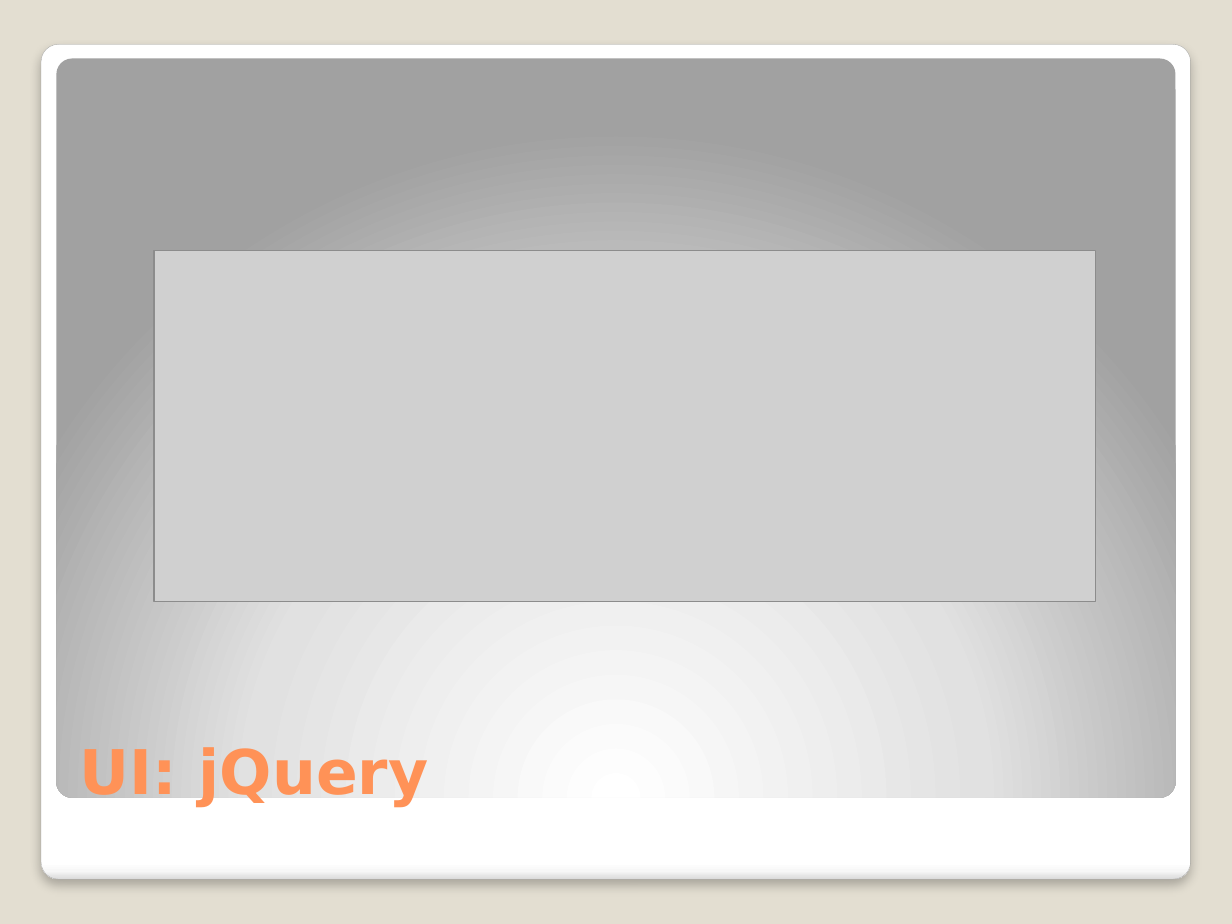
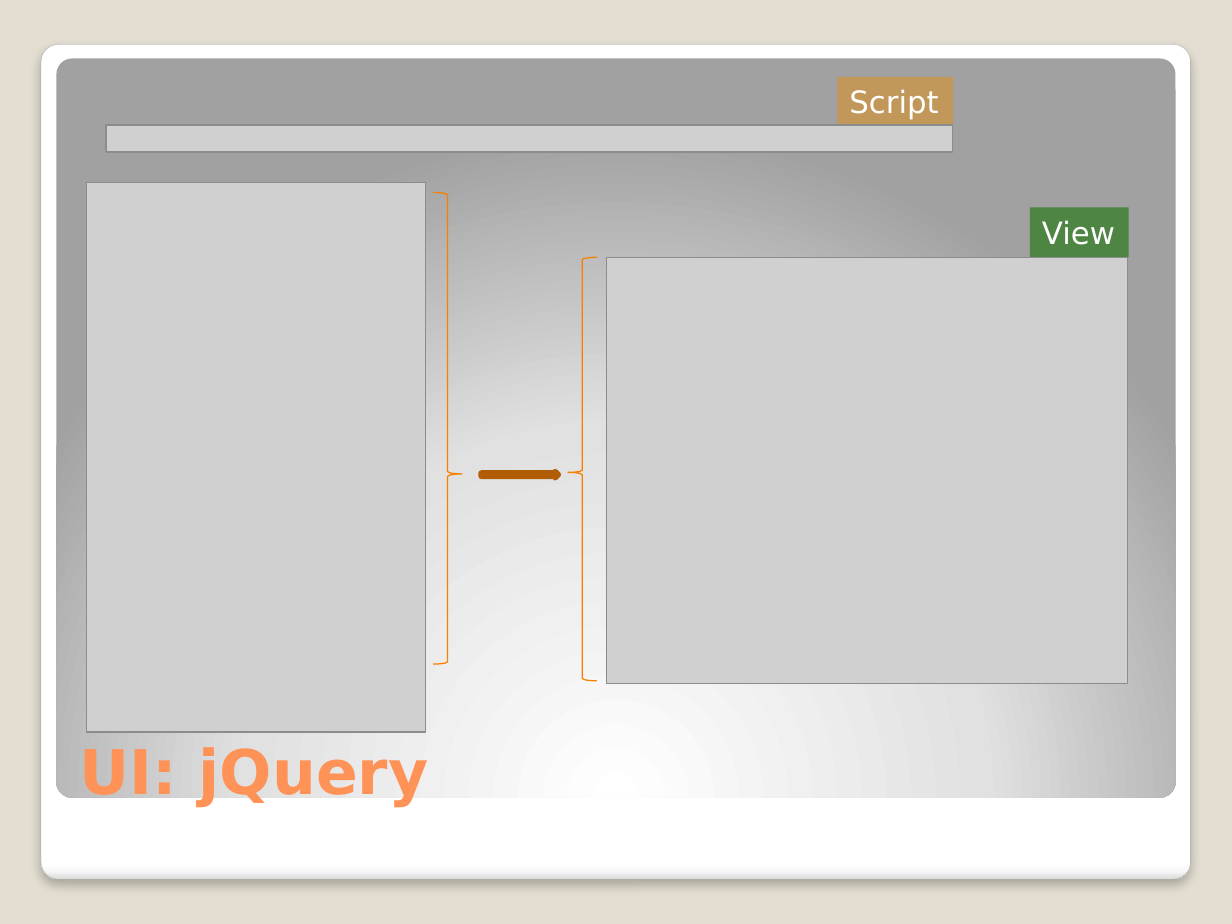
Before and after one commit to michelgrootjans/dkvlessonslearned, a slide deck: slide 3 of slides/Technical Session/Lessons learned.pptx. Drawn at 1232x924 pixels with LibreOffice and Linux fonts; fonts in the diff are those of the drawing; grey boxes stand for pictures. Boxes give left, top, right and bottom in pixels: in the first picture for what was removed or moved away, otherwise in the second. Text is boxed around its words. In the diff, an @@ line names an element or a change of style, - is before the commit and + after.

```diff
--- a/slides/Technical Session/Lessons learned.pptx
+++ b/slides/Technical Session/Lessons learned.pptx
@@ rectangle added at (838, 76, 954, 126), fill #C19859, 18 pt, text #FFFFFF @@
+Script
@@ picture added at (106, 126, 954, 153) @@
@@ picture added at (86, 182, 425, 732) @@
@@ right brace added at (434, 192, 462, 664), outline #F97F00 0.75 pt @@
@@ rectangle added at (1030, 207, 1129, 256), fill #4E8542, 18 pt, text #FFFFFF @@
+View
@@ picture removed at (154, 250, 1096, 601) @@
@@ left brace added at (568, 257, 596, 681), outline #F97F00 0.75 pt @@
@@ picture added at (606, 257, 1127, 684) @@
@@ right arrow added at (482, 472, 559, 478), fill #F07F09, outline #B25E07 3.35 pt @@
```
Also in this commit, not shown: 2 other slides changed, 8 slides added, 1 slide removed, 3 other files.
